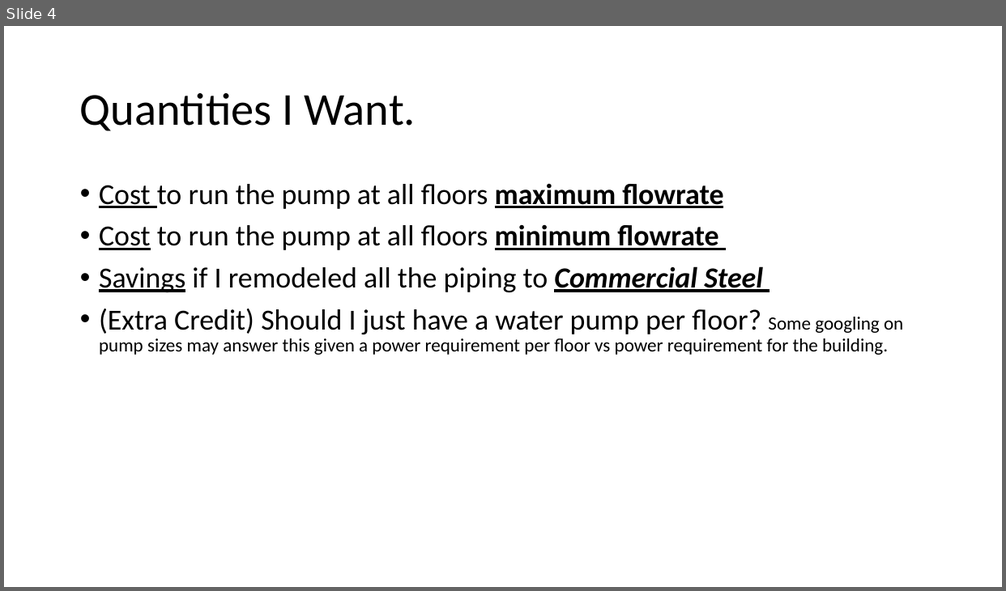
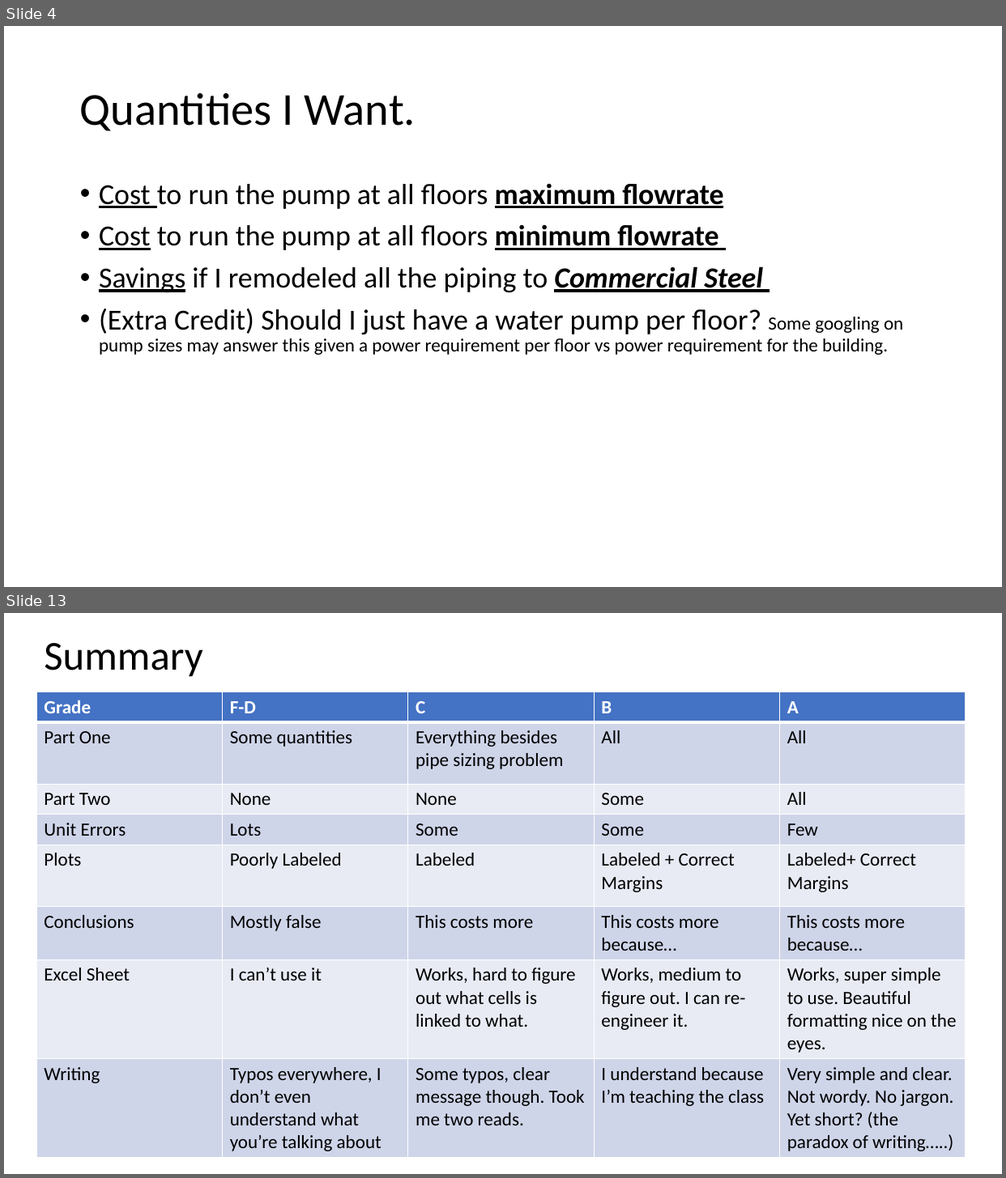
Before and after one commit to smohler/ME322-S20, a slide deck: projects/Project-1.pptx. Shown one above the other, each under a label of ours: slide 4 before the commit, slides 4 and 13 after it; the slides between them are not shown. The pictures are 1006x591 and 1006x1178 pixels, drawn with LibreOffice and Linux fonts; fonts in the diff are those of the drawing. Boxes give left, top, right and bottom in pixels: in the first picture for what was removed or moved away, otherwise in the second. Text is boxed around its words. In the diff, an @@ line names an element or a change of style, - is before the commit and + after.

Commit message:
updated project grade rubric/rules

```diff
--- a/projects/Project-1.pptx
+++ b/projects/Project-1.pptx
@@ slide 13 added at (4,613,1002,1174), background #FFFFFF @@
@@ title added at (44,643,202,677), 39.6 pt, text #000000 @@
+Summary
@@ table added at (36,692,965,1155), 8 rows, 5 columns @@
+Grade | F-D | C | B | A
+Part One | Some quantities | Everything besides pipe sizing problem | All | All
+Part Two | None | None | Some | All
+Unit Errors | Lots | Some | Some | Few
+Plots | Poorly Labeled | Labeled | Labeled + Correct Margins | Labeled+ Correct Margins
+Conclusions | Mostly false | This costs more | This costs more because… | This costs more because…
+Excel Sheet | I can’t use it | Works, hard to figure out what cells is linked to what. | Works, medium to figure out. I can re-engineer it. | Works, super simple to use. Beautiful formatting nice on the eyes.
+Writing | Typos everywhere, I don’t even understand what you’re talking about | Some typos, clear message though. Took me two reads. | I understand because I’m teaching the class | Very simple and clear. Not wordy. No jargon. Yet short? (the paradox of writing…..)
```
Also in this commit, not shown: 2 slides changed, 6 other slides added, 1 other file.
